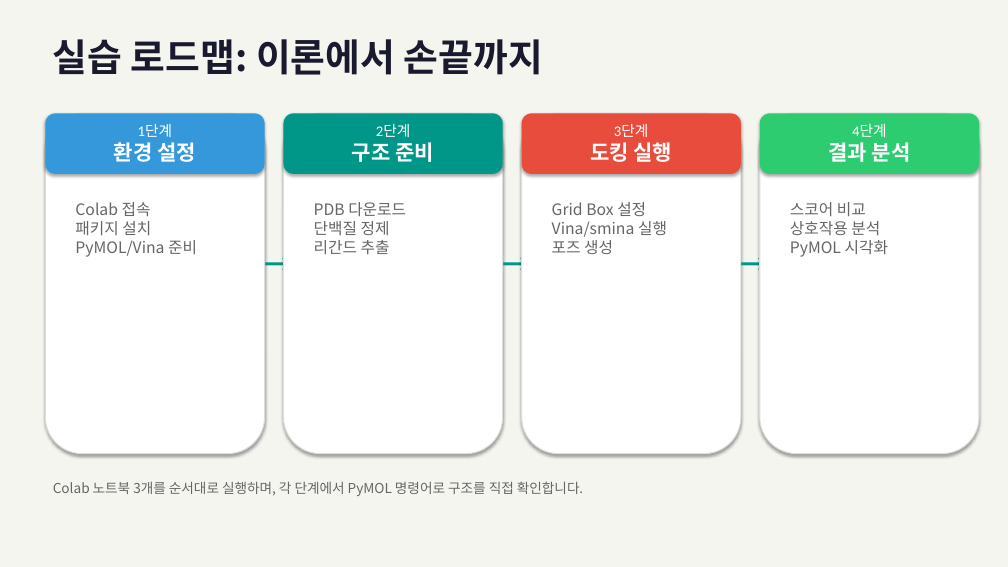
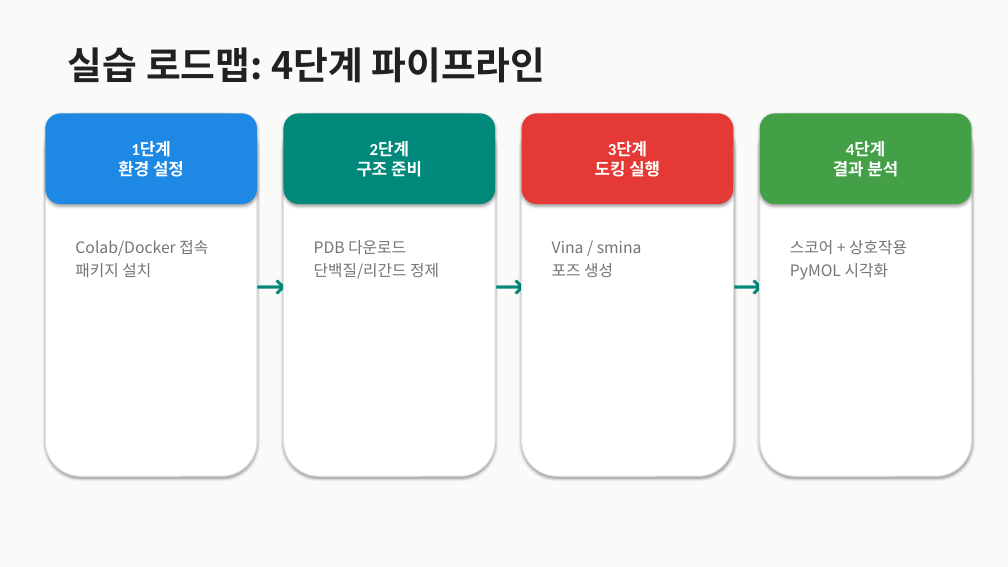
Before and after one commit to fourmodern/molecular_docking_tutorial, a slide deck: slide 2 of Molecular_Docking_Workshop.pptx. Drawn at 1008x567 pixels with LibreOffice and Linux fonts; fonts in the diff are those of the drawing. Boxes give left, top, right and bottom in pixels: in the first picture for what was removed or moved away, otherwise in the second. Text is boxed around its words. In the diff, an @@ line names an element or a change of style, - is before the commit and + after.

```diff
--- a/Molecular_Docking_Workshop.pptx
+++ b/Molecular_Docking_Workshop.pptx
@@ background #F5F5F0 to #FFFFFF @@
@@ rectangle added at <box>0,0,1008,567</box>, fill #FAFAF8 @@
@@ text at <box>68,47,546,83</box>: text changed; text colour #1A1A2E to #212121 @@
-실습 로드맵: 이론에서 손끝까지
+실습 로드맵: 4단계 파이프라인
@@ rounded rectangle "1단계 환경 설정": place and size @@
-rounded rectangle "1단계 환경 설정" at <box>45,113,265,174</box>
+rounded rectangle "1단계 환경 설정" at <box>45,113,257,204</box>
@@ rounded rectangle "1단계 환경 설정" at <box>45,113,257,204</box>: fill #3498DB to #1E88E5 @@
@@ rounded rectangle: place and size @@
-rounded rectangle at <box>45,113,265,454</box>
+rounded rectangle at <box>45,113,257,476</box>
@@ rounded rectangle "2단계 구조 준비": place and size @@
-rounded rectangle "2단계 구조 준비" at <box>284,113,503,174</box>
+rounded rectangle "2단계 구조 준비" at <box>284,113,495,204</box>
@@ rounded rectangle "2단계 구조 준비" at <box>284,113,495,204</box>: fill #009688 to #00897B @@
@@ rounded rectangle: place and size @@
-rounded rectangle at <box>284,113,503,454</box>
+rounded rectangle at <box>284,113,495,476</box>
@@ rounded rectangle "3단계 도킹 실행": place and size @@
-rounded rectangle "3단계 도킹 실행" at <box>522,113,741,174</box>
+rounded rectangle "3단계 도킹 실행" at <box>522,113,734,204</box>
@@ rounded rectangle "3단계 도킹 실행" at <box>522,113,734,204</box>: fill #E74C3C to #E53935 @@
@@ outline #DDDDDD 1 pt to #E0E0E0 1 pt in 4 elements at <box>760,113,972,476</box>, <box>45,113,257,476</box>, <box>284,113,495,476</box>, <box>522,113,734,476</box> @@
@@ rounded rectangle: place and size @@
-rounded rectangle at <box>522,113,741,454</box>
+rounded rectangle at <box>522,113,734,476</box>
@@ rounded rectangle "4단계 결과 분석": place and size @@
-rounded rectangle "4단계 결과 분석" at <box>760,113,979,174</box>
+rounded rectangle "4단계 결과 분석" at <box>760,113,972,204</box>
@@ rounded rectangle "4단계 결과 분석" at <box>760,113,972,204</box>: fill #2ECC71 to #43A047 @@
@@ rounded rectangle: place and size @@
-rounded rectangle at <box>760,113,979,454</box>
+rounded rectangle at <box>760,113,972,476</box>
@@ text in rounded rectangle at <box>118,141,184,177</box>: text changed; size 20 to 16 pt @@
-1단계
-환경 설정
+1단계
+환경 설정
@@ text in rounded rectangle at <box>357,141,422,177</box>: text changed; size 20 to 16 pt @@
-2단계
-구조 준비
+2단계
+구조 준비
@@ text in rounded rectangle at <box>595,141,660,177</box>: text changed; size 20 to 16 pt @@
-3단계
-도킹 실행
+3단계
+도킹 실행
@@ text in rounded rectangle at <box>833,141,898,177</box>: text changed; size 20 to 16 pt @@
-4단계
-결과 분석
+4단계
+결과 분석
@@ text at <box>75,240,208,277</box>: text changed; text colour #666666 to #757575 @@
-Colab 접속
-패키지 설치
-PyMOL/Vina 준비
+Colab/Docker 접속
+패키지 설치
@@ text "→": place and size @@
-text "→" at <box>257,242,295,280</box>
+text "→" at <box>250,265,287,302</box>
@@ text at <box>314,240,439,279</box>: text changed; text colour #666666 to #757575 @@
-PDB 다운로드
-단백질 정제
-리간드 추출
+PDB 다운로드
+단백질/리간드 정제
@@ text "→": place and size @@
-text "→" at <box>495,242,533,280</box>
+text "→" at <box>488,265,526,302</box>
@@ text at <box>552,241,642,277</box>: text changed; text colour #666666 to #757575 @@
-Grid Box 설정
-Vina/smina 실행
-포즈 생성
+Vina / smina
+포즈 생성
@@ size 28 to 30 pt, text colour #009688 to #00897B; more space between paragraphs in 3 elements at <box>250,265,287,302</box>, <box>488,265,526,302</box>, <box>726,265,764,302</box> @@
@@ text "→": place and size @@
-text "→" at <box>734,242,771,280</box>
+text "→" at <box>726,265,764,302</box>
@@ text at <box>790,240,907,280</box>: text changed; text colour #666666 to #757575 @@
-스코어 비교
-상호작용 분석
-PyMOL 시각화
+스코어 + 상호작용
+PyMOL 시각화
@@ text removed at <box>53,481,583,496</box> @@
-Colab 노트북 3개를 순서대로 실행하며, 각 단계에서 PyMOL 명령어로 구조를 직접 확인합니다.
```
Also in this commit, not shown: 14 other slides changed.
